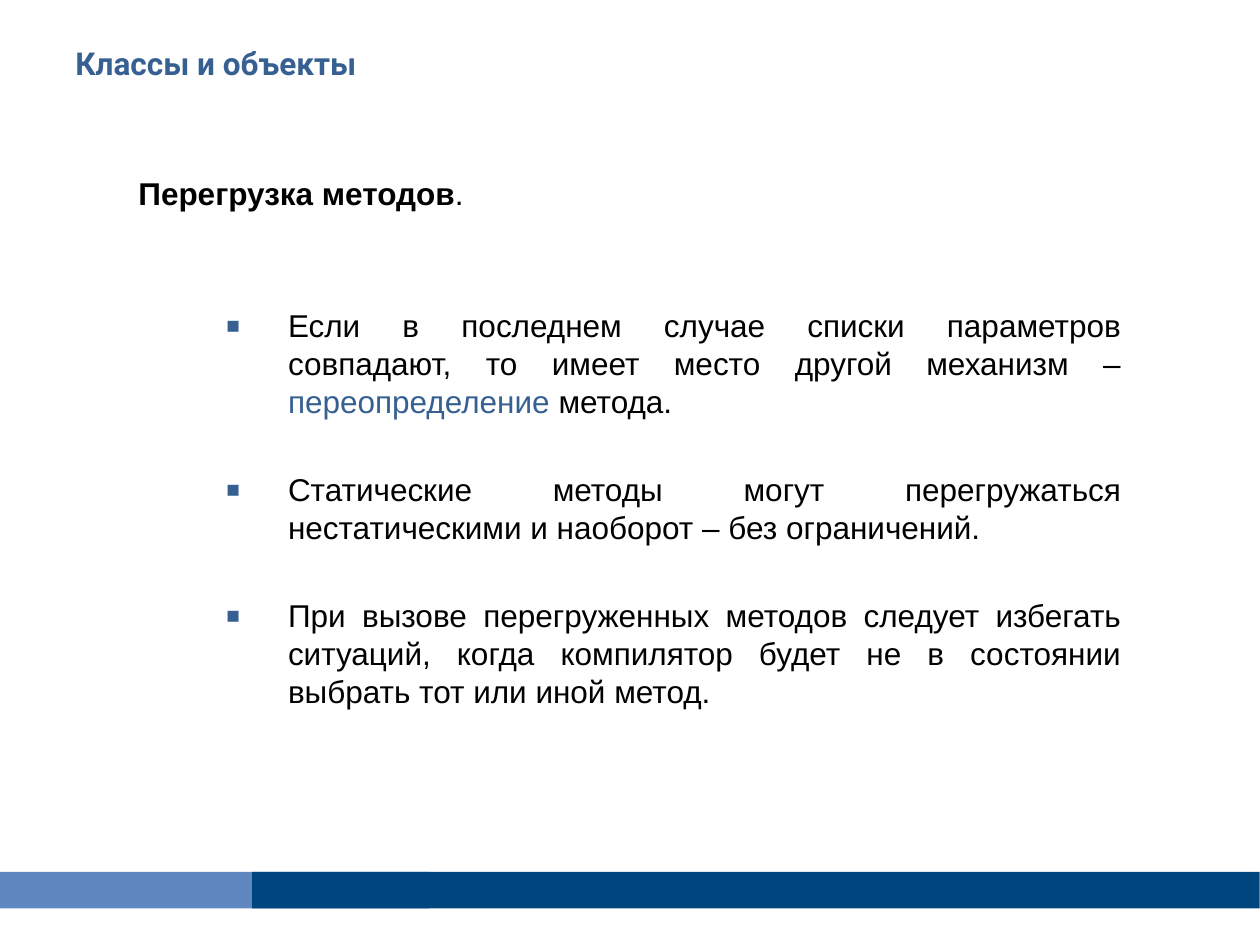
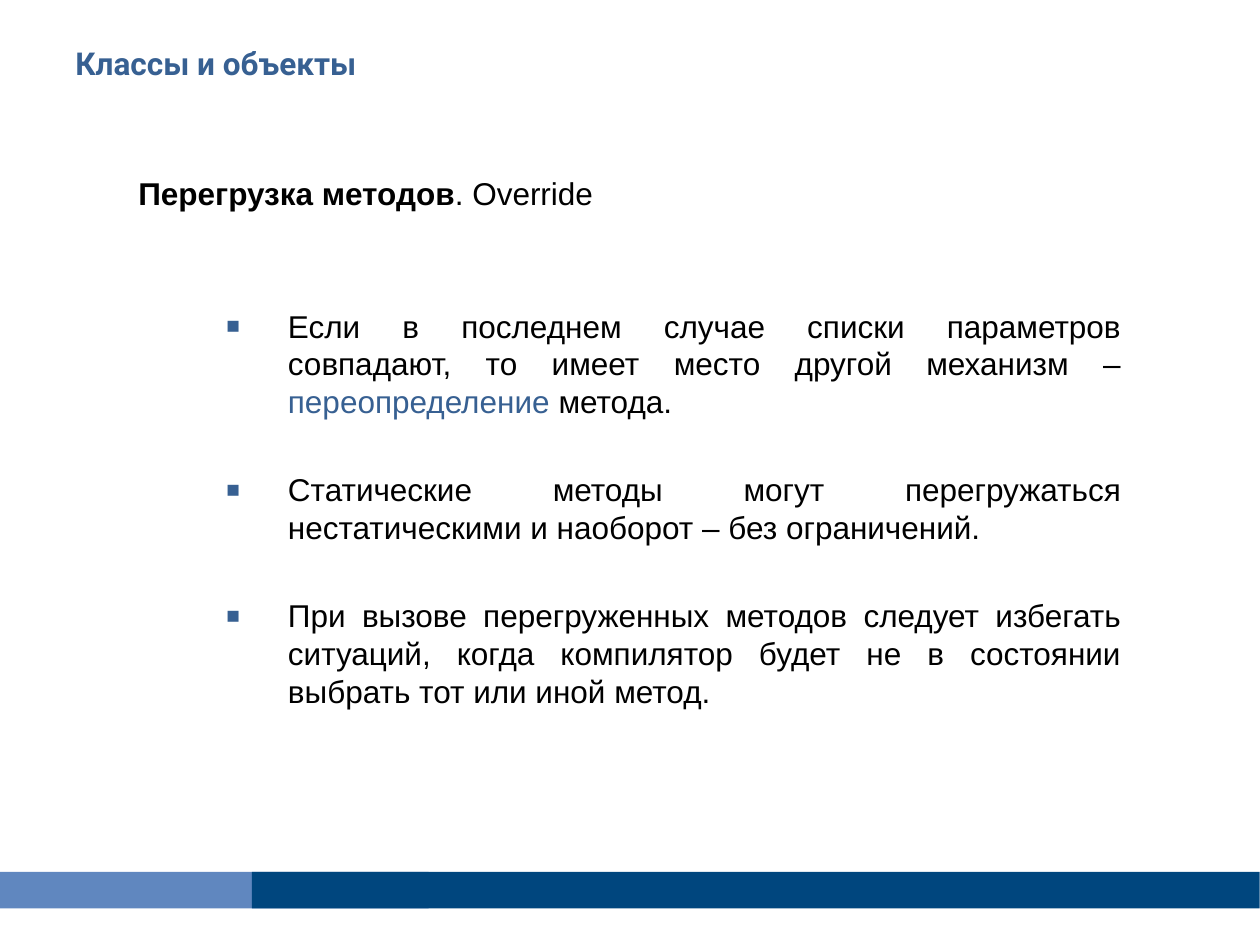
Before and after one commit to Vyacheslav2023/javase0111, a slide deck: slide 51 of presentation/JavaSE106OOP.pptx. Drawn at 1260x945 pixels with LibreOffice and Linux fonts; fonts in the diff are those of the drawing. Boxes give left, top, right and bottom in pixels: in the first picture for what was removed or moved away, otherwise in the second. Text is boxed around its words. In the diff, an @@ line names an element or a change of style, - is before the commit and + after.

```diff
--- a/presentation/JavaSE106OOP.pptx
+++ b/presentation/JavaSE106OOP.pptx
@@ text at [138, 182, 593, 211]: text changed @@
-Перегрузка методов.
+Перегрузка методов. Override
```
Also in this commit, not shown: 14 other slides changed, 34 other files.
